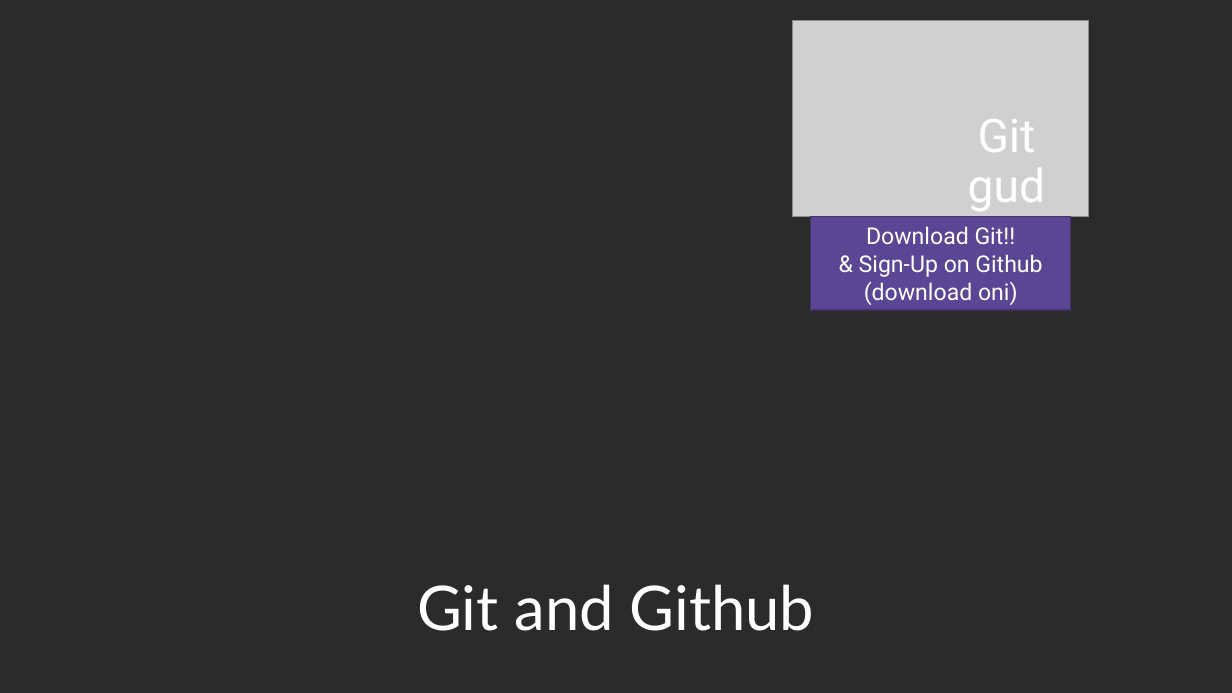
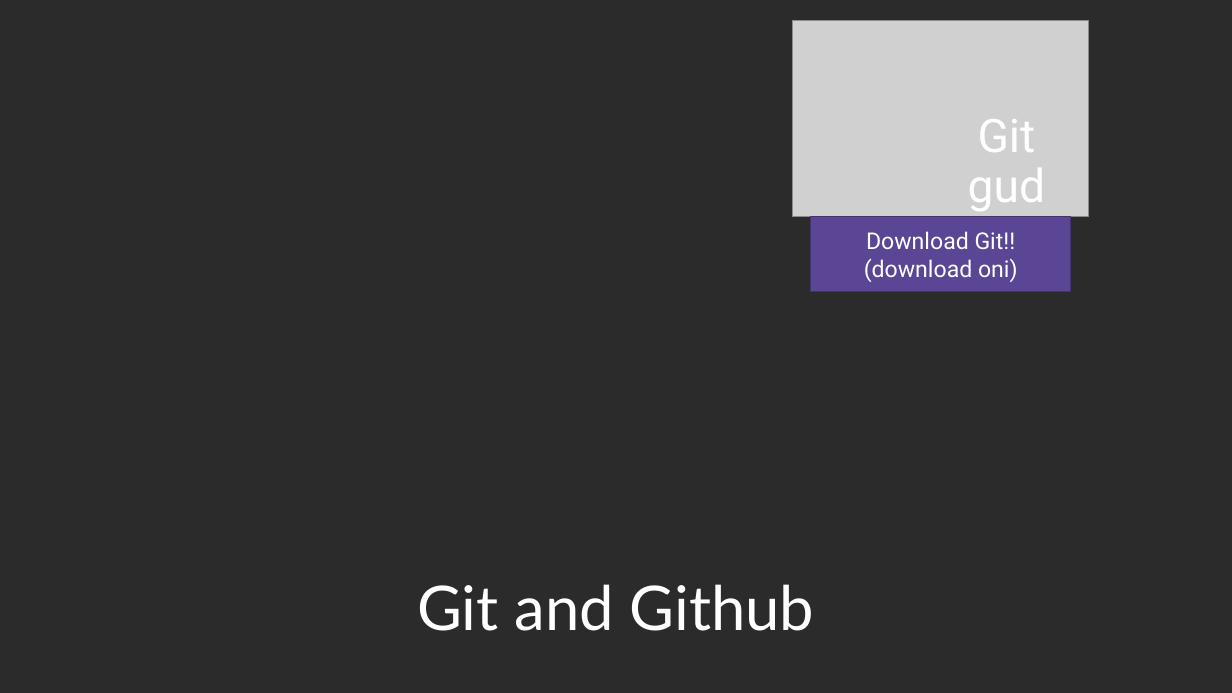
Before and after one commit to Light2Dark/git_tutorial, a slide deck: slide 1 of Git and Github.pptx. Drawn at 1232x693 pixels with LibreOffice and Linux fonts; fonts in the diff are those of the drawing; grey boxes stand for pictures; background and template pictures are left out; a plain dark background stands for a picture behind light text. Boxes give left, top, right and bottom in pixels: in the first picture for what was removed or moved away, otherwise in the second. Text is boxed around its words. In the diff, an @@ line names an element or a change of style, - is before the commit and + after.

```diff
--- a/Git and Github.pptx
+++ b/Git and Github.pptx
@@ rectangle "Download Git!!": place and size @@
-rectangle "Download Git!!" at bbox=[811, 217, 1071, 311]
+rectangle "Download Git!!" at bbox=[811, 217, 1071, 292]
@@ text in rectangle at bbox=[859, 254, 1042, 277]: paragraph removed @@
-& Sign-Up on Github
```
Also in this commit, not shown: 13 other slides changed, 4 slides added, 3 slides removed.
